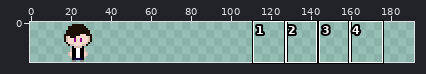
One commit to this sprite sheet: beta_sprites/ash_m.png. The first picture is a wide view before the edit; the outline marks the close-up.
Close-up. Earlier state:
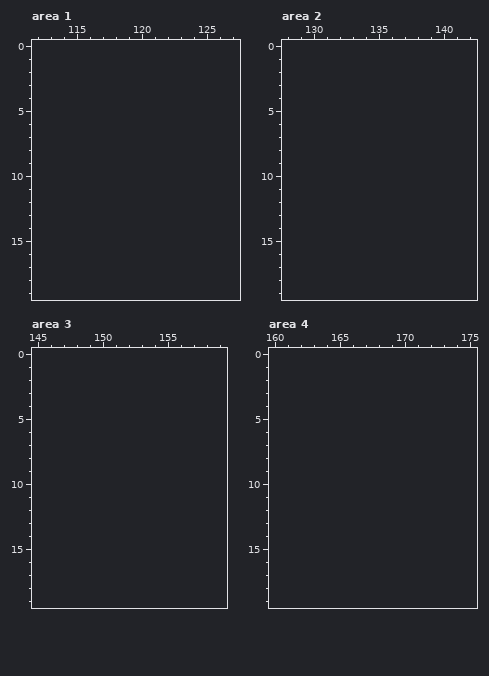
The file is 16x20 pixels. Shown: area 1: x 112..127, y 0..19; area 2: x 128..142, y 0..19; area 3: x 145..159, y 0..19; area 4: x 160..175, y 0..19. The old version is drawn lined up with the new one, on the new canvas. The commit also changed other parts of the picture, which this record leaves out.
After the commit:
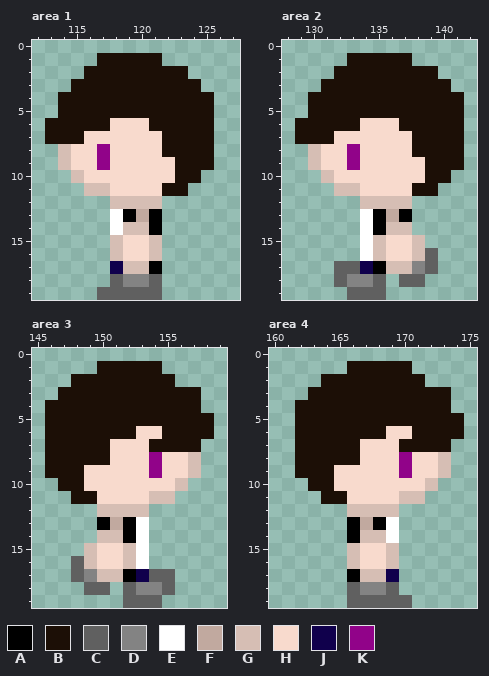
Palette (. is transparent): A #000000  B #1c0f06  C #606060  D #838383  E #ffffff  F #c1a99f  G #d6beb4  H #f8dacd  J #10004c  K #910389
Difference:
canvas 16x20 -> 192x20, the old top-left corner now at 16,0
Changed rows in their new state; - is an unchanged pixel.
Area 1:
first column x 113:
 1 ----BBBBB----
 2 ---BBBBBBBB--
 3 --BBBBBBBBBB-
 4 -BBBBBBBBBBBB
 5 -BBBBBBBBBBBB
 6 BBBBBHHHBBBBB
 7 BBBHHHHHHBBBB
 8 -GHHKHHHHBBBB
 9 -GHHKHHHHHBBB
10 --GHHHHHHHBB-
11 ---GGHHHHBB--
12 -----GGGG----
13 -----EAFA----
14 -----EGGA----
15 -----GHHG----
16 -----GHHG----
17 -----JGGA----
18 -----CDDC----
19 ----CCCCC----
Area 2:
first column x 129:
 1 ----BBBBB----
 2 ---BBBBBBBB--
 3 --BBBBBBBBBB-
 4 -BBBBBBBBBBBB
 5 -BBBBBBBBBBBB
 6 BBBBBHHHBBBBB
 7 BBBHHHHHHBBBB
 8 -GHHKHHHHBBBB
 9 -GHHKHHHHHBBB
10 --GHHHHHHHBB-
11 ---GGHHHHBB--
12 -----GGGG----
13 -----EAFA----
14 -----EAGG----
15 -----EGHHG---
16 -----EGHHGC--
17 ---CCJAGGDC--
18 ---CDDC-CC---
19 ----CCC------
Area 3:
first column x 146:
 1 ----BBBBB----
 2 --BBBBBBBB---
 3 -BBBBBBBBBBB-
 4 BBBBBBBBBBBB-
 5 BBBBBBBBBBBBB
 6 BBBBBBBHHBBBB
 7 BBBBBHHHBBBB-
 8 BBBBBHHHKHHG-
 9 BBBHHHHHKHHG-
10 -BBHHHHHHHG--
11 --BBHHHHGG---
12 ----GGGG-----
13 ----AFAE-----
14 ----GGAE-----
15 ---GHHGE-----
16 --CGHHGE-----
17 --CDGGAJCC---
18 ---CC-CDDC---
19 ------CCC----
Area 4:
first column x 162:
 1 ----BBBBB----
 2 --BBBBBBBB---
 3 -BBBBBBBBBBB-
 4 BBBBBBBBBBBB-
 5 BBBBBBBBBBBBB
 6 BBBBBBBHHBBBB
 7 BBBBBHHHBBBB-
 8 BBBBBHHHKHHG-
 9 BBBHHHHHKHHG-
10 -BBHHHHHHHG--
11 --BBHHHHGG---
12 ----GGGG-----
13 ----AFAE-----
14 ----AGGE-----
15 ----GHHG-----
16 ----GHHG-----
17 ----AGGJ-----
18 ----CDDC-----
19 ----CCCCC----
